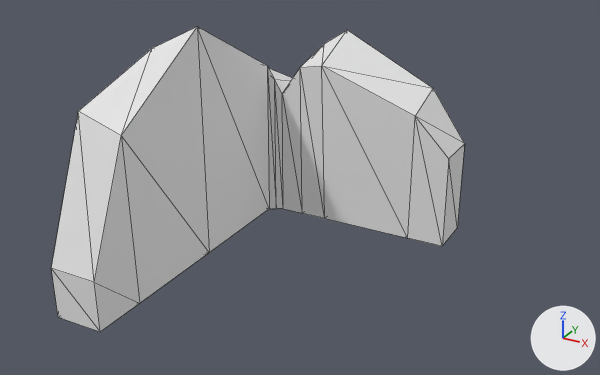
What one commit did to the glTF model meshes/buildings/wall_corner_2x2.glb.
Both versions are drawn from a 50 mm camera at (1.53, -2.68, 1.7) aimed at (0.15, -0.16, 0.44). The lights are fixed; the arrows at lower right show +X, +Y and +Z. The first picture is the older version. Mesh edges are drawn as thin lines. Vertices at exactly the same position are counted once.

Names of what the first picture shows: 'wall_corner_2x2'.
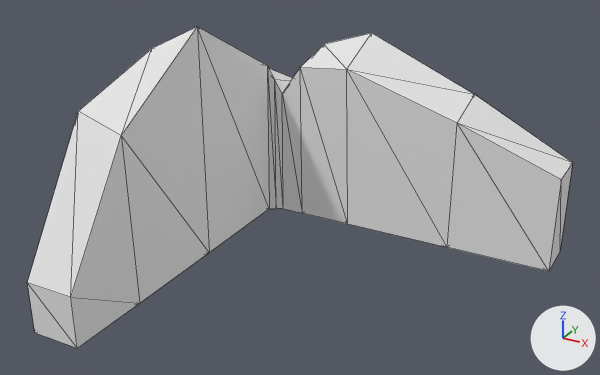
Pixel boxes (x1, y1, x2, y2) of what changed, in the pictures (600 x 375 px; the box of a moved part takes in the faces that stretch with it):
'wall_corner_2x2', reshaped (32% wider): before (51, 27, 465, 332); after (27, 27, 573, 348)
part 1 of me_wall_corner_2x2, moved or reshaped: before (300, 30, 347, 218); after (300, 33, 371, 224)
part 2 of me_wall_corner_2x2, moved or reshaped: before (322, 30, 433, 238); after (347, 33, 474, 247)
part 3 of me_wall_corner_2x2, moved or reshaped: before (408, 89, 465, 246); after (448, 94, 573, 271)
part 4 of me_wall_corner_2x2, moved or reshaped: before (51, 111, 140, 332); after (27, 111, 140, 348)

Patch to the scene script:
```diff
--- a/meshes/buildings/wall_corner_2x2.glb.py
+++ b/meshes/buildings/wall_corner_2x2.glb.py
@@ me_wall_corner_2x2 @@
 # used by ob_wall_corner_2x2; location = (0.0, 0.0, 0.0)
 # before: 20 (-0.554, -0.772, -0.01) at pixel (58, 317), 21 (-0.349, -0.772, -0.01) at pixel (100, 331), 23 (-0.349, -0.772, 0.199) at pixel (94, 282), 24 (-0.554, -0.772, 0.199) at pixel (51, 268)
-me_wall_corner_2x2.from_pydata(...)  # 40 vertices, 76 faces; spans x -0.554..0.514, y -0.772..0.676, z -0.01..0.975
+me_wall_corner_2x2.from_pydata(...)  # 40 vertices, 76 faces; spans x -0.554..0.979, y -0.891..0.676, z -0.01..0.975
+# me_wall_corner_2x2 part 1: all 4 vertices in x -0.088..-0.066, y 0.465..0.676, z -0.01..0.842 are moved by (0.121, 0.0, 0.0)
+# me_wall_corner_2x2 part 2: all 4 vertices in x 0.353, y 0.47..0.676, z -0.01..0.631 are moved by (0.186, 0.0, 0.0)
+# me_wall_corner_2x2 part 3: all 4 vertices in x 0.514, y 0.47..0.676, z -0.01..0.403 are moved by (0.465, 0.0, 0.0)
+# me_wall_corner_2x2 part 4
+for i in [20, 21, 23, 24]: me_wall_corner_2x2.vertices[i].co += Vector((0.0, -0.119, 0.0))
```
